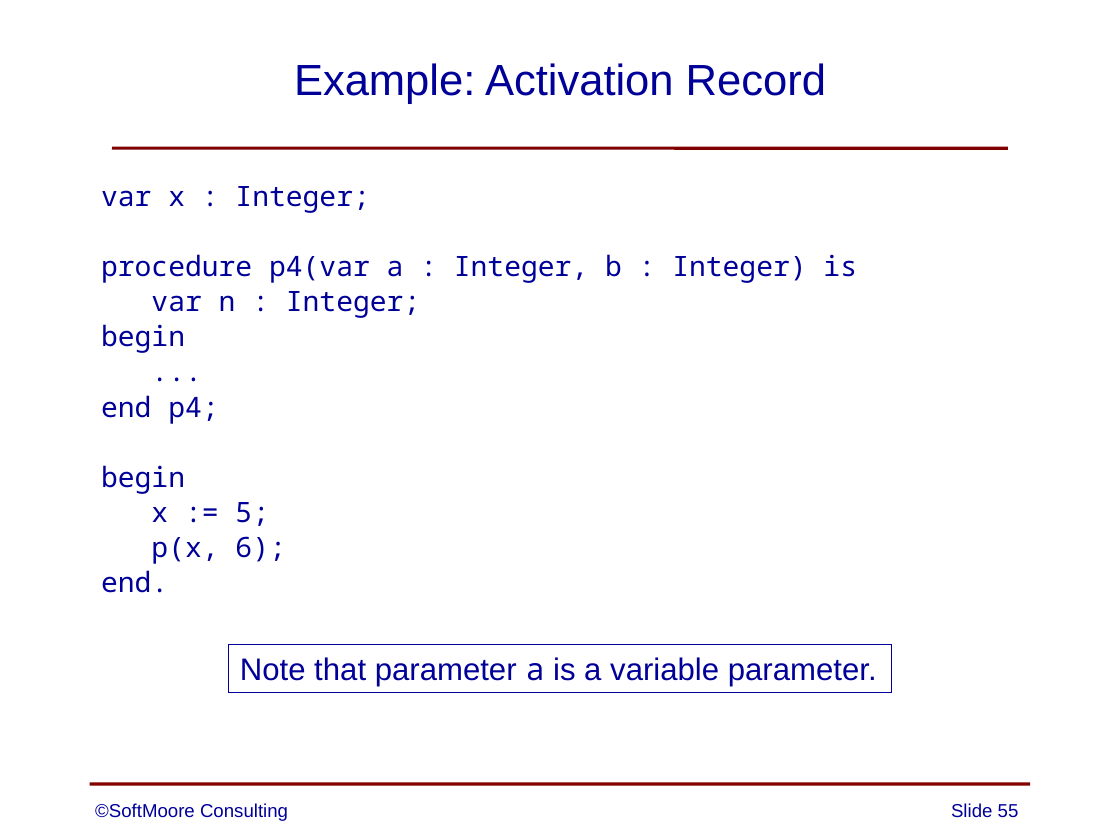
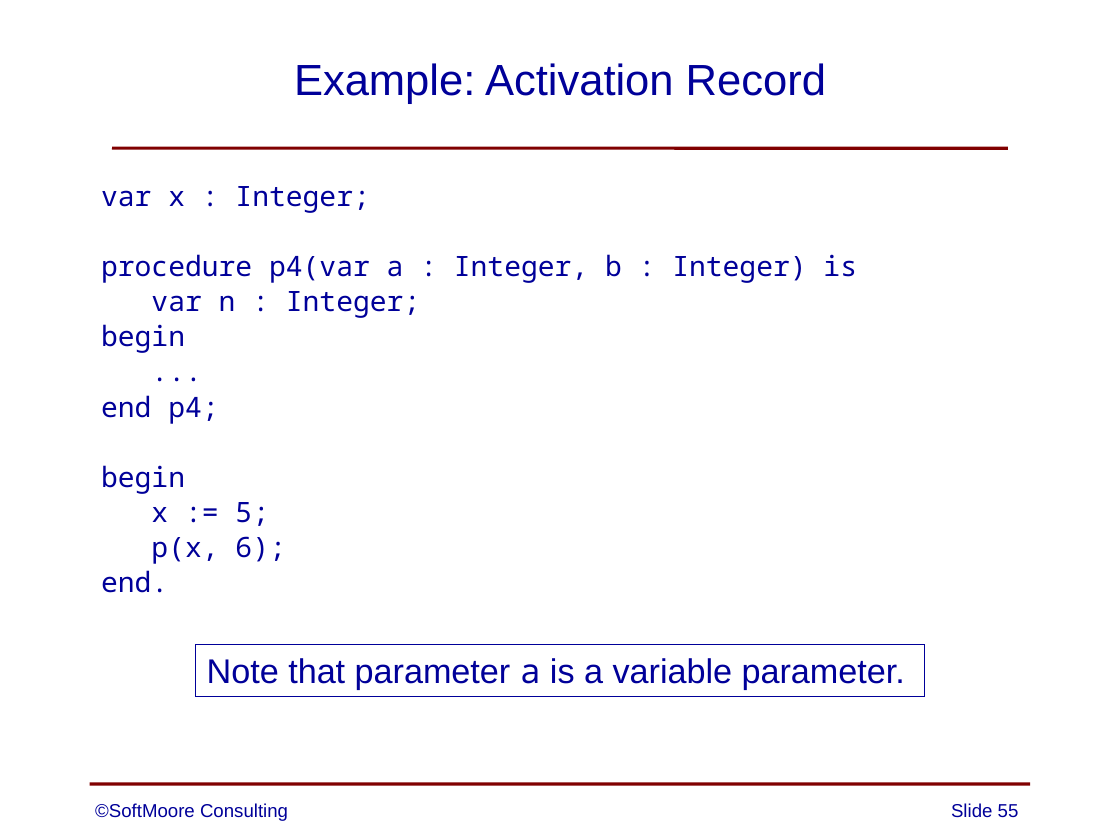
Before and after one commit to SoftMoore/CPRL, a slide deck: slide 55 of PowerPoint Slides/13 - Subprograms.pptx. Drawn at 1120x840 pixels with LibreOffice and Linux fonts; fonts in the diff are those of the drawing. Boxes give left, top, right and bottom in pixels: in the first picture for what was removed or moved away, otherwise in the second. Text is boxed around its words. In the diff, an @@ line names an element or a change of style, - is before the commit and + after.

```diff
--- a/PowerPoint Slides/13 - Subprograms.pptx
+++ b/PowerPoint Slides/13 - Subprograms.pptx
@@ rectangle "Note that parameter a is ...": place and size @@
-rectangle "Note that parameter a is ..." at (228,644,890,693)
+rectangle "Note that parameter a is ..." at (196,644,924,697)
@@ rectangle "Note that parameter a is ..." at (196,644,924,697): size 20 to 22 pt @@
```
Also in this commit, not shown: 9 other slides changed, 1 other file.
